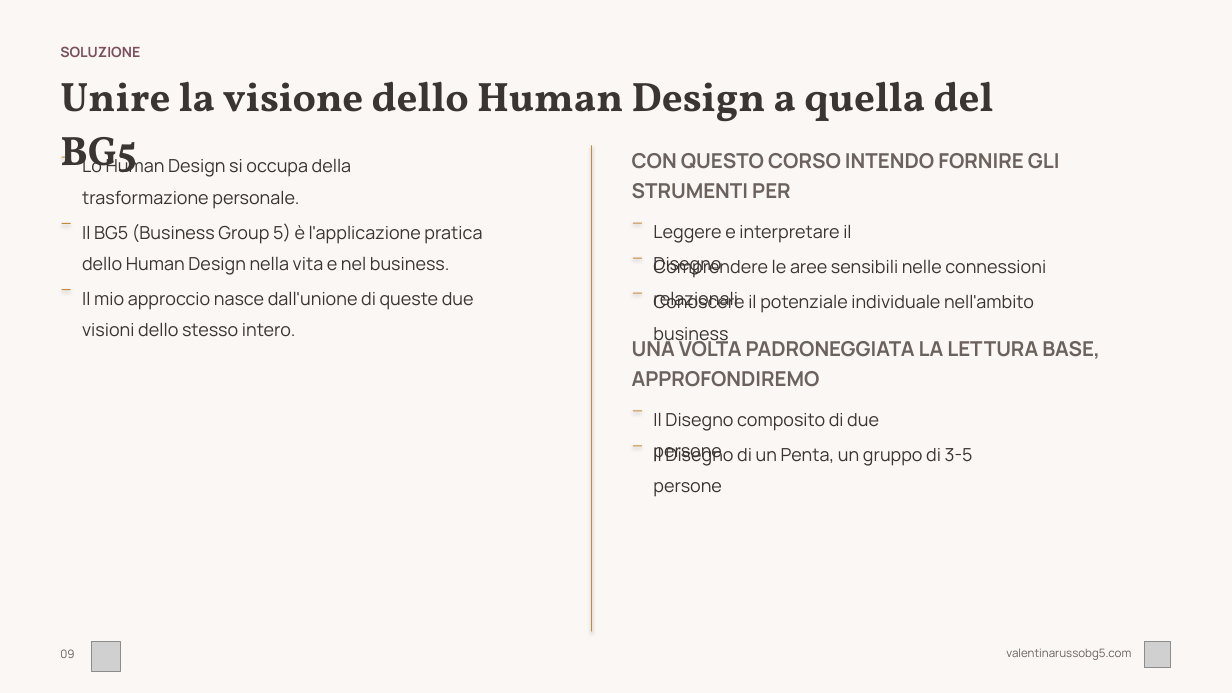
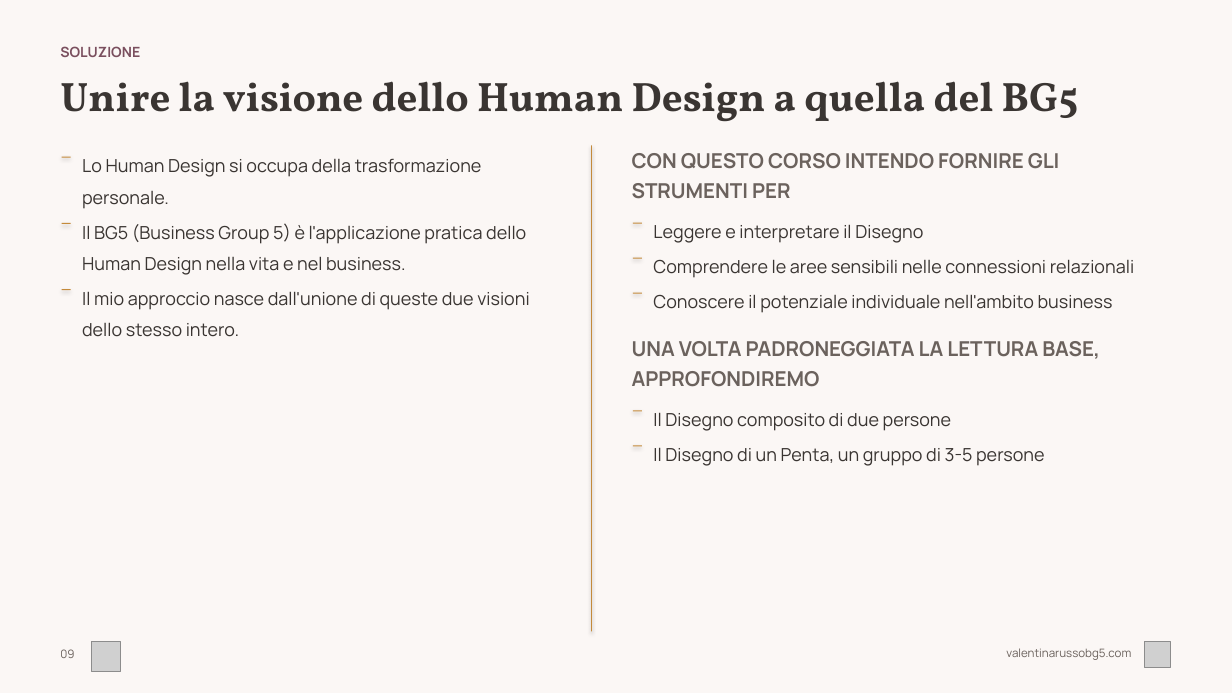
Before and after one commit to valentina-russo/valentinarusso-site, a slide deck: slide 9 of grav-site/root/kit-corso/corso-base-hd.pptx. Drawn at 1232x693 pixels with LibreOffice and Linux fonts; fonts in the diff are those of the drawing; grey boxes stand for pictures. Boxes give left, top, right and bottom in pixels: in the first picture for what was removed or moved away, otherwise in the second. Text is boxed around its words. In the diff, an @@ line names an element or a change of style, - is before the commit and + after.

```diff
--- a/grav-site/root/kit-corso/corso-base-hd.pptx
+++ b/grav-site/root/kit-corso/corso-base-hd.pptx
@@ text "Unire la visione dello Human ..." rewrapped from (x1=60, y1=81, x2=994, y2=121) to (x1=60, y1=81, x2=1079, y2=121) @@
@@ text "Lo Human Design si occupa ..." rewrapped from (x1=82, y1=156, x2=352, y2=209) to (x1=82, y1=158, x2=482, y2=209) @@
@@ text "Il BG5 (Business Group 5) ..." rewrapped from (x1=82, y1=223, x2=482, y2=275) to (x1=82, y1=223, x2=526, y2=275) @@
@@ text "Leggere e interpretare il Disegno" rewrapped from (x1=653, y1=224, x2=851, y2=276) to (x1=653, y1=224, x2=923, y2=243) @@
@@ text "Comprendere le aree sensibili nelle ..." rewrapped from (x1=653, y1=257, x2=1046, y2=309) to (x1=653, y1=259, x2=1134, y2=278) @@
@@ text "Il mio approccio nasce dall'unione ..." rewrapped from (x1=82, y1=291, x2=474, y2=337) to (x1=82, y1=291, x2=529, y2=337) @@
@@ text "Conoscere il potenziale individuale nell'ambito ..." rewrapped from (x1=653, y1=292, x2=1034, y2=346) to (x1=653, y1=294, x2=1113, y2=313) @@
@@ text "UNA VOLTA PADRONEGGIATA LA LETTURA ..." rewrapped from (x1=632, y1=337, x2=1100, y2=387) to (x1=632, y1=341, x2=1100, y2=387) @@
@@ text "Il Disegno composito di due ..." rewrapped from (x1=653, y1=412, x2=879, y2=464) to (x1=653, y1=412, x2=952, y2=431) @@
@@ text "Il Disegno di un Penta, ..." rewrapped from (x1=653, y1=447, x2=973, y2=466) to (x1=653, y1=447, x2=1045, y2=466) @@
```
Also in this commit, not shown: 29 other slides changed, 1 other file.
